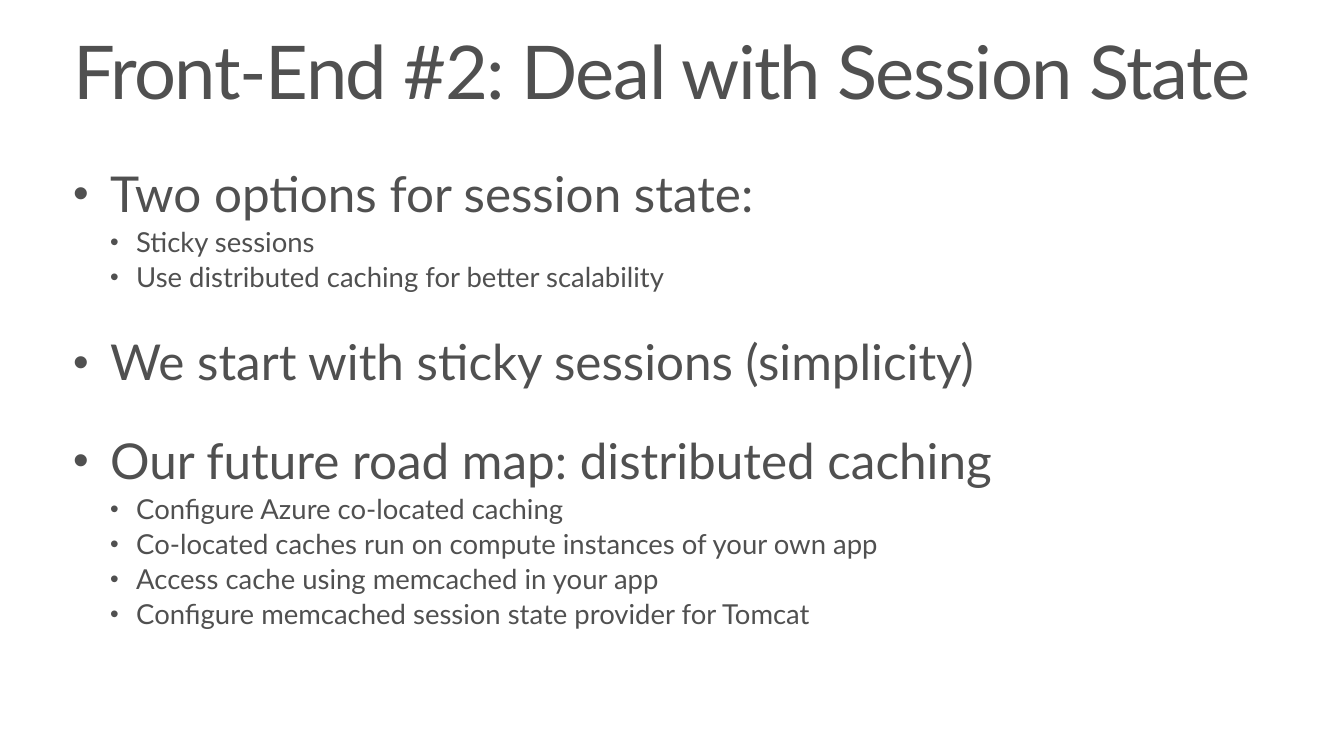
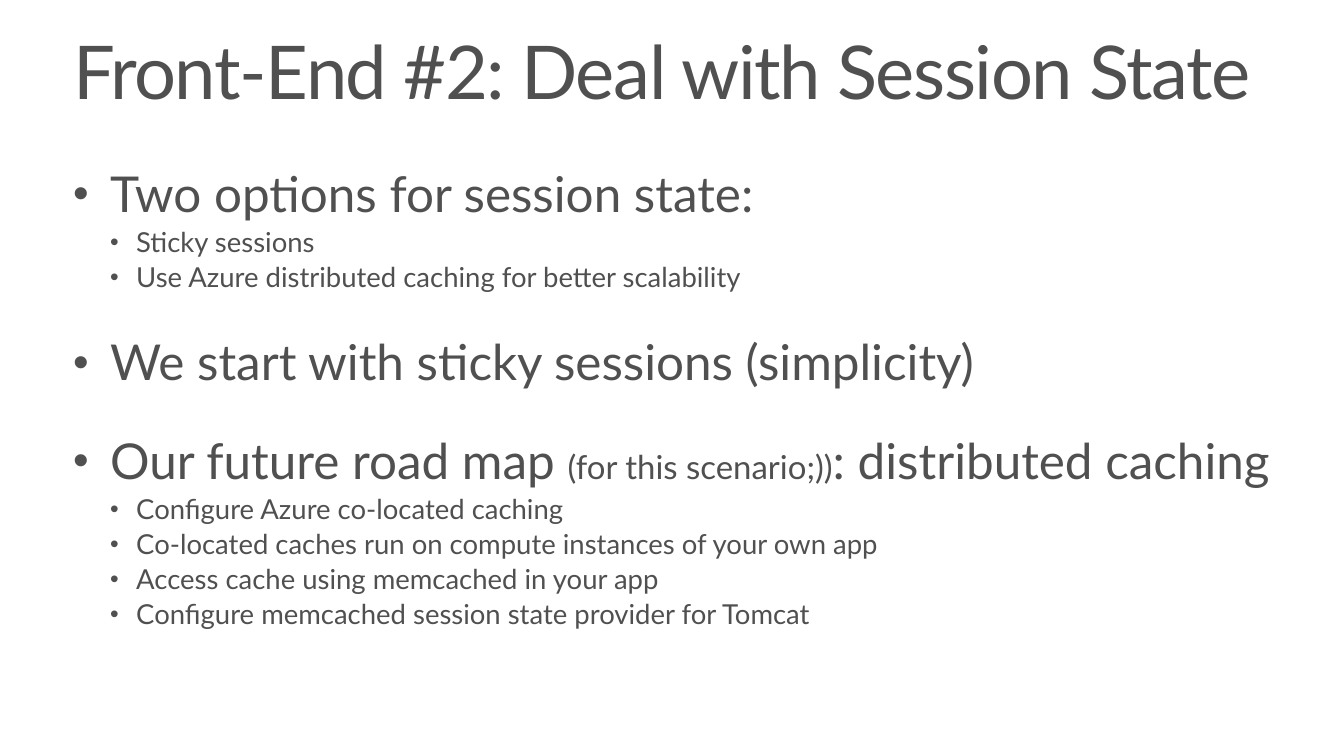
Before and after one commit to JMayrbaeurl/GotoZurich2013JavaOnAzureSample, a slide deck: slide 19 of Java, NoSQL and Windows Azure.pptx (slide 17 before the commit). Drawn at 1344x756 pixels with LibreOffice and Linux fonts; fonts in the diff are those of the drawing; background and template pictures are left out. Boxes give left, top, right and bottom in pixels: in the first picture for what was removed or moved away, otherwise in the second. Text is boxed around its words. In the diff, an @@ line names an element or a change of style, - is before the commit and + after.

```diff
--- a/Java, NoSQL and Windows Azure.pptx
+++ b/Java, NoSQL and Windows Azure.pptx
@@ text at [136,266,741,292]: text changed @@
-  • Use distributed caching for better scalability
+  • Use Azure distributed caching for better scalability
@@ text at [110,442,1269,488]: text changed @@
-• Our future road map: distributed caching
+• Our future road map (for this scenario;)): distributed caching
```
Also in this commit, not shown: 4 other slides changed, 2 slides added, 1 other file.
